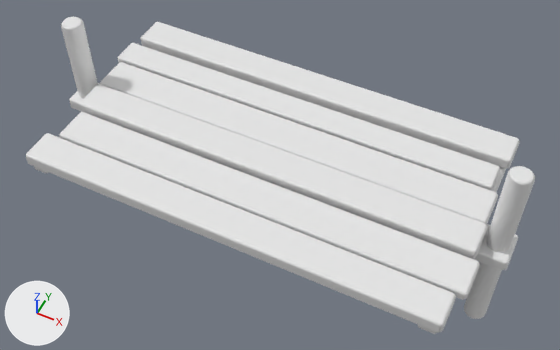
An edit to the FBX model CrashCourse/Assets/ART_Assets/Platforms/Wide/M_Wide_Medium_1.fbx, drawn before and after from the same camera.
Before and after are seen from a 50 mm camera at (75.96, 12.23, 9.34) aimed at (72.11, 19.94, -0.3). Every picture has the same lights, and +X, +Y and +Z are marked at lower left. The picture after the commit comes second. Where no turn or scale is listed for an object, it has been applied to the vertices.

Names of what the first picture shows: 'M_Wide_Medium_1'.
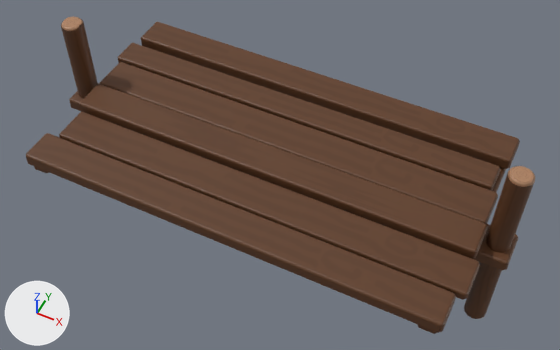
Where the change shows, as pixel boxes [x1, y1, x2, y2] in the pictures (560 x 350 px):
'M_Wide_Medium_1', recoloured (white to brown)
    both: [25, 17, 535, 334]

The change, as a list of edits to the scene's bpy script:
```text
Add img_row_2_uv_png:
    img_row_2_uv_png = load_image('Row_2_UV.png', '../Textures/Row_2_UV.png', 1024, 1024, 'sRGB')
Add mat_row_2:
    mat_row_2 = principled_material('Row_2')
    mat_row_2.texture = img_row_2_uv_png
Change me_cube_713:
    where me_cube_713.from_pydata(...)  # 344 vertices, 334 faces; spans x -4.01..3.99, y -1.99..1.94, z -2.17..1.31
    add me_cube_713.materials.append(mat_row_2)  # picture img_row_2_uv_png
```
